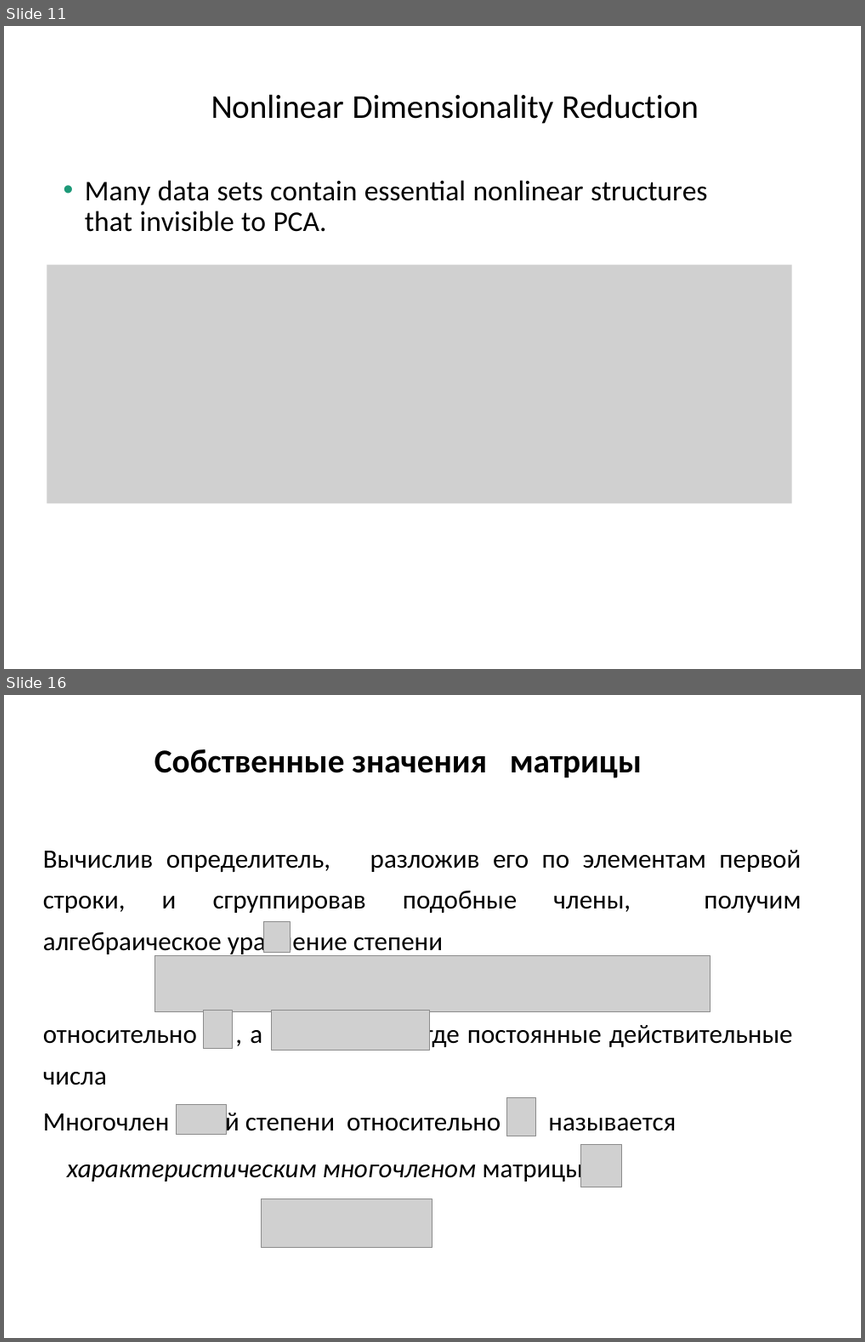
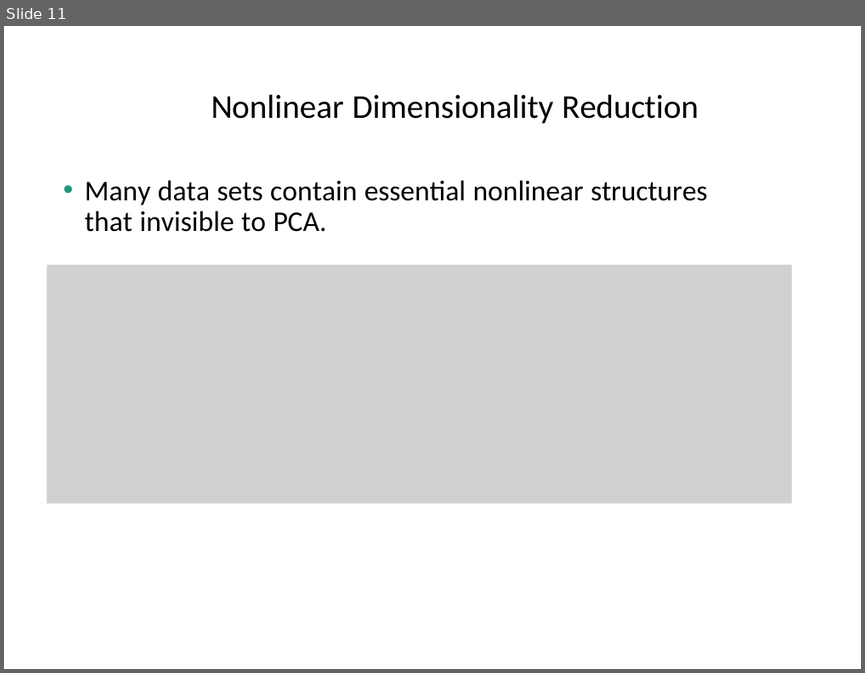
Before and after one commit to a-vodka/dv, a slide deck: dv-lec9-dim-reduc-PCA+SVD.pptx. Shown one above the other, each under a label of ours: slides 11 and 16 before the commit, slide 11 after it; the slides between them are not shown. The pictures are 865x1342 and 865x673 pixels, drawn with LibreOffice and Linux fonts; fonts in the diff are those of the drawing; grey boxes stand for pictures; background and template pictures are left out. Boxes give left, top, right and bottom in pixels: in the first picture for what was removed or moved away, otherwise in the second. Text is boxed around its words. In the diff, an @@ line names an element or a change of style, - is before the commit and + after.

```diff
--- a/dv-lec9-dim-reduc-PCA+SVD.pptx
+++ b/dv-lec9-dim-reduc-PCA+SVD.pptx
@@ slide 16 removed at (x1=4, y1=695, x2=861, y2=1338), background picture (left out) @@
@@ title removed at (x1=154, y1=749, x2=642, y2=778) @@
-Собственные значения матрицы
@@ text removed at (x1=43, y1=850, x2=800, y2=1184) @@
-Вычислив определитель, разложив его по элементам первой строки, и сгруппировав подобные члены, получим алгебраическое уравнение степени
-относительно , а где постоянные действительные числа
-Многочлен ой степени относительно называется
-характеристическим многочленом матрицы
@@ picture removed at (x1=263, y1=922, x2=290, y2=952) @@
@@ picture removed at (x1=154, y1=955, x2=710, y2=1011) @@
@@ picture removed at (x1=203, y1=1009, x2=232, y2=1048) @@
@@ picture removed at (x1=271, y1=1009, x2=429, y2=1050) @@
@@ picture removed at (x1=507, y1=1097, x2=536, y2=1135) @@
@@ picture removed at (x1=177, y1=1104, x2=226, y2=1134) @@
@@ picture removed at (x1=580, y1=1145, x2=621, y2=1188) @@
@@ picture removed at (x1=261, y1=1199, x2=432, y2=1247) @@
```
Also in this commit, not shown: 5 slides changed, 17 slides added, 16 other slides removed, 11 other files.
